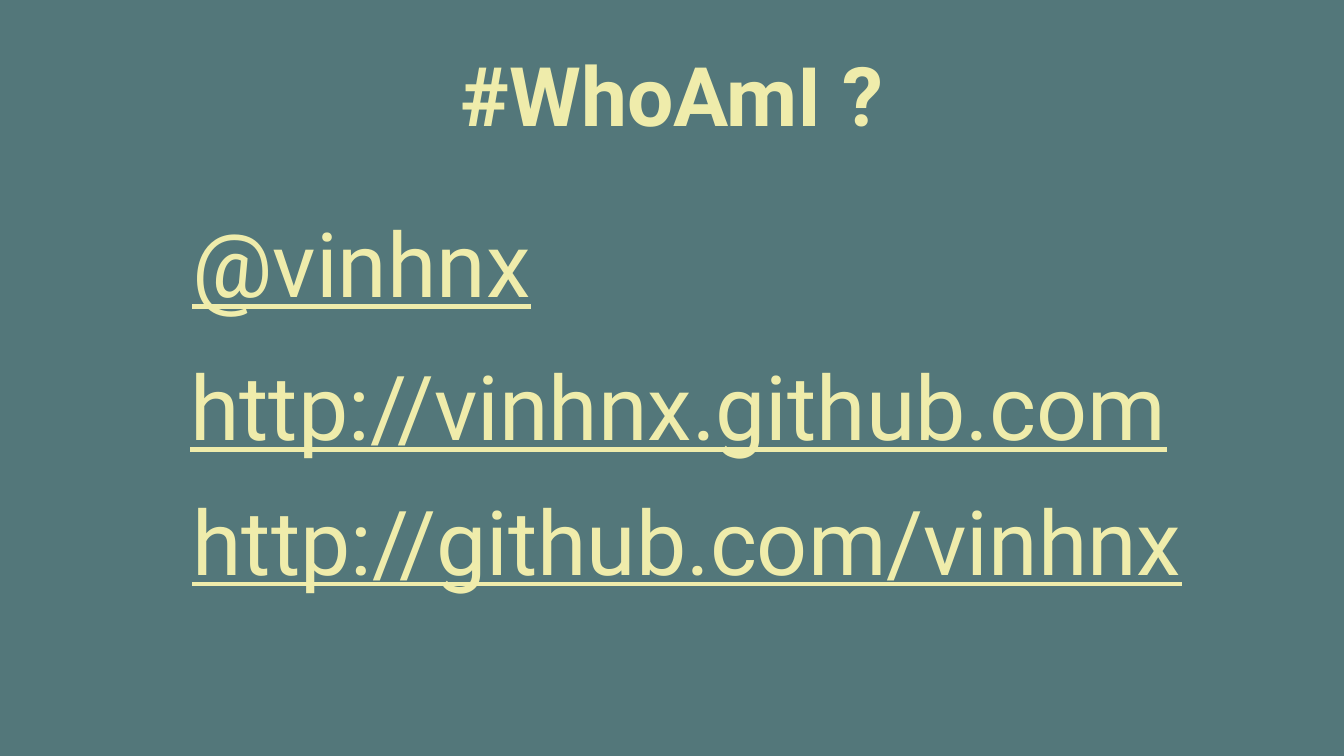
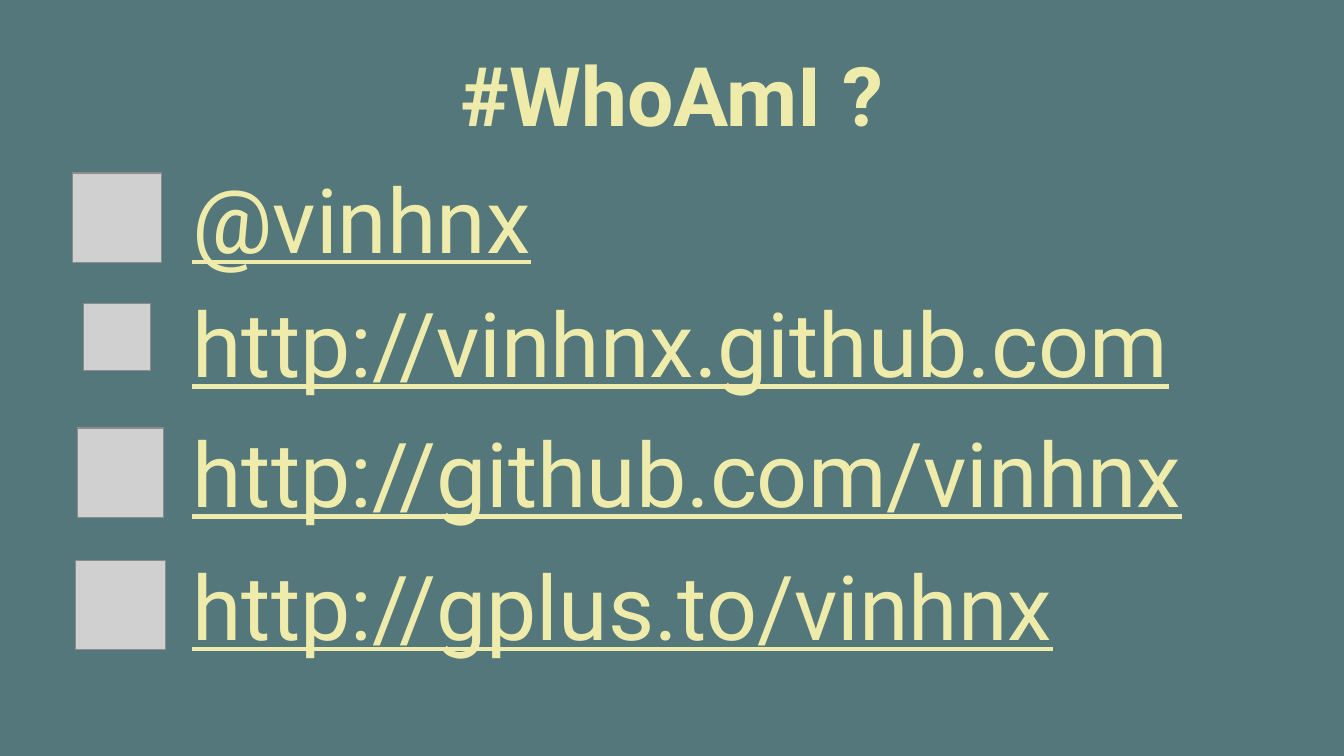
Before and after one commit to vinhnx/Git-for-beginners, a slide deck: slide 2 of git-beginner.pptx. Drawn at 1344x756 pixels with LibreOffice and Linux fonts; fonts in the diff are those of the drawing; grey boxes stand for pictures. Boxes give left, top, right and bottom in pixels: in the first picture for what was removed or moved away, otherwise in the second. Text is boxed around its words. In the diff, an @@ line names an element or a change of style, - is before the commit and + after.

```diff
--- a/git-beginner.pptx
+++ b/git-beginner.pptx
@@ picture added at box(73, 173, 163, 263) @@
@@ text "@vinhnx": place and size @@
-text "@vinhnx" at box(192, 230, 530, 317)
+text "@vinhnx" at box(192, 186, 530, 273)
@@ text "http://vinhnx.github.com": place and size @@
-text "http://vinhnx.github.com" at box(190, 373, 1165, 459)
+text "http://vinhnx.github.com" at box(192, 310, 1167, 396)
@@ picture added at box(83, 304, 151, 371) @@
@@ text "http://github.com/vinhnx": place and size @@
-text "http://github.com/vinhnx" at box(192, 508, 1181, 594)
+text "http://github.com/vinhnx" at box(192, 440, 1181, 526)
@@ picture added at box(78, 427, 164, 517) @@
@@ picture added at box(75, 560, 165, 650) @@
@@ text added at box(192, 573, 1051, 659), 48 pt, text #EFECAB, underline @@
+http://gplus.to/vinhnx
```
Also in this commit, not shown: 1 other slide changed, 2 slides added, 1 other file.
